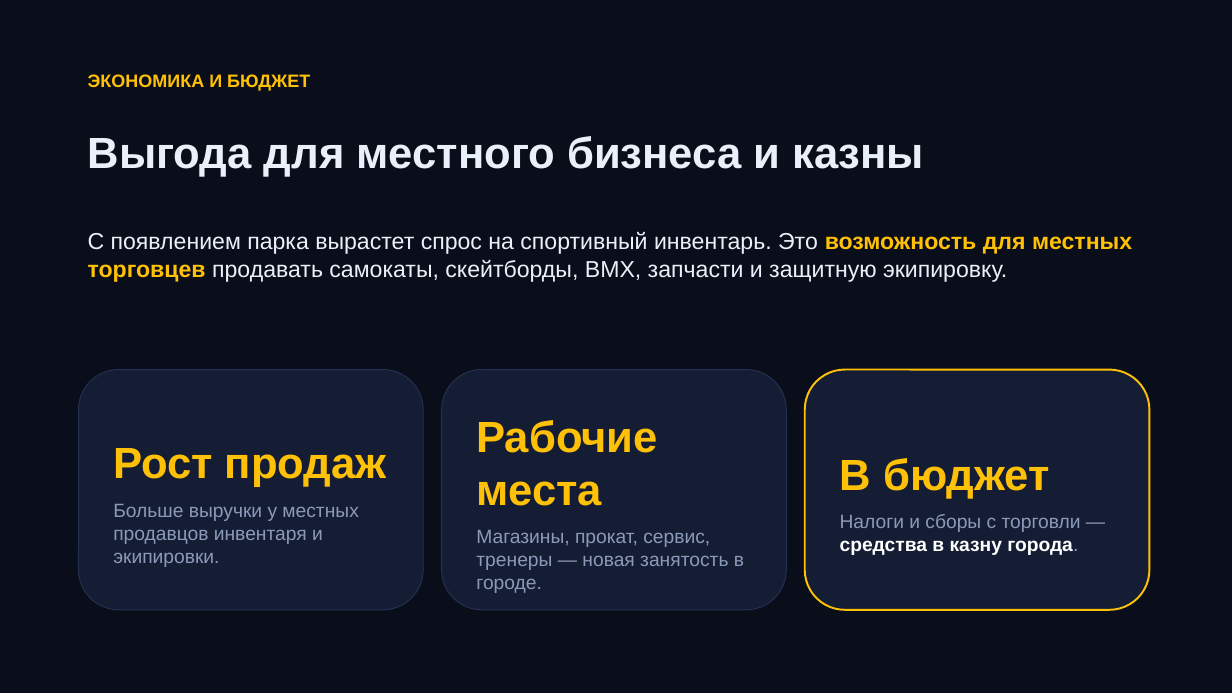
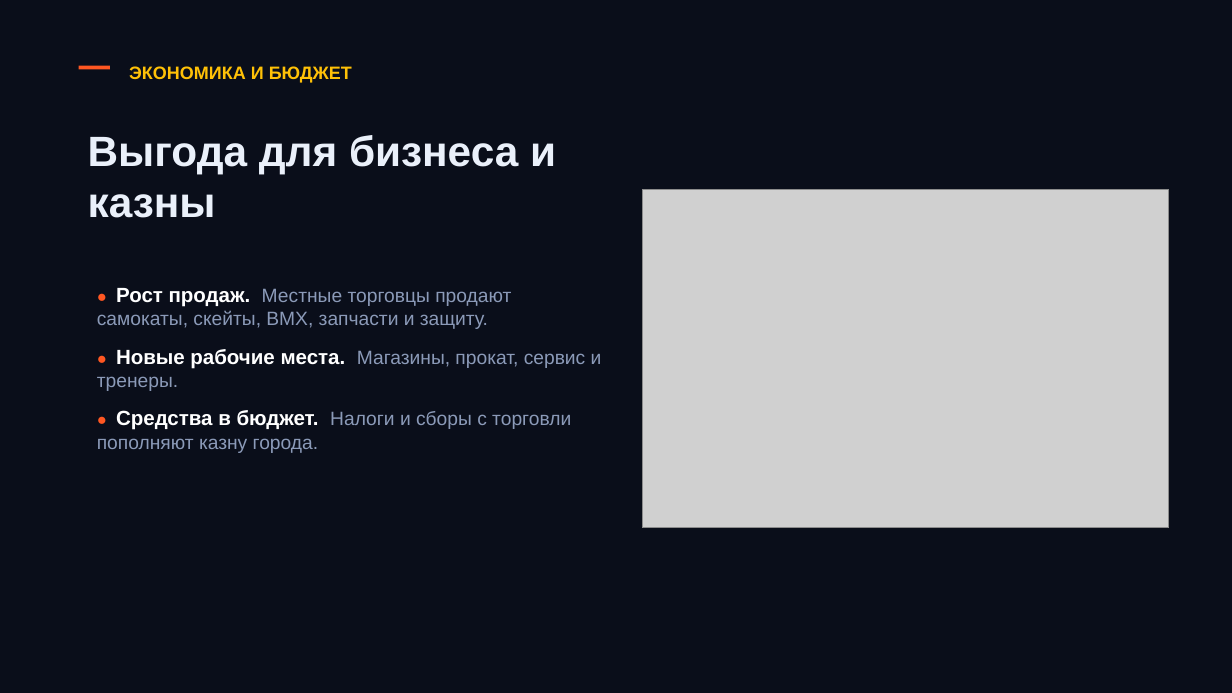
Before and after one commit to sommeliermitrofanov-code/napitki-fartuny, a slide deck: slide 8 of skatepark.pptx. Drawn at 1232x693 pixels with LibreOffice and Linux fonts; fonts in the diff are those of the drawing; grey boxes stand for pictures. Boxes give left, top, right and bottom in pixels: in the first picture for what was removed or moved away, otherwise in the second. Text is boxed around its words. In the diff, an @@ line names an element or a change of style, - is before the commit and + after.

```diff
--- a/skatepark.pptx
+++ b/skatepark.pptx
@@ text "ЭКОНОМИКА И БЮДЖЕТ": place and size @@
-text "ЭКОНОМИКА И БЮДЖЕТ" at (88,74,310,91)
+text "ЭКОНОМИКА И БЮДЖЕТ" at (129,66,352,83)
@@ rectangle added at (79,66,110,69), fill #FF5722 @@
@@ text at (88,135,556,218): text changed; size 34 to 33 pt @@
-Выгода для местного бизнеса и казны
+Выгода для бизнеса и казны
@@ picture added at (642,189,1169,528) @@
@@ text removed at (88,232,1132,282) @@
-С появлением парка вырастет спрос на спортивный инвентарь. Это возможность для местных торговцев продавать самокаты, скейтборды, BMX, запчасти и защитную экипировку.
@@ text added at (97,288,602,453), 15 pt, text #8B9AB8 @@
+● Рост продаж. Местные торговцы продают самокаты, скейты, BMX, запчасти и защиту.
+● Новые рабочие места. Магазины, прокат, сервис и тренеры.
+● Средства в бюджет. Налоги и сборы с торговли пополняют казну города.
@@ rounded rectangle removed at (79,370,423,610) @@
-Рост продаж
-Больше выручки у местных продавцов инвентаря и экипировки.
@@ rounded rectangle removed at (442,370,787,610) @@
-Рабочие места
-Магазины, прокат, сервис, тренеры — новая занятость в городе.
@@ rounded rectangle removed at (805,370,1150,610) @@
-В бюджет
-Налоги и сборы с торговли — средства в казну города.
```
Also in this commit, not shown: 9 other slides changed, 26 other files.
